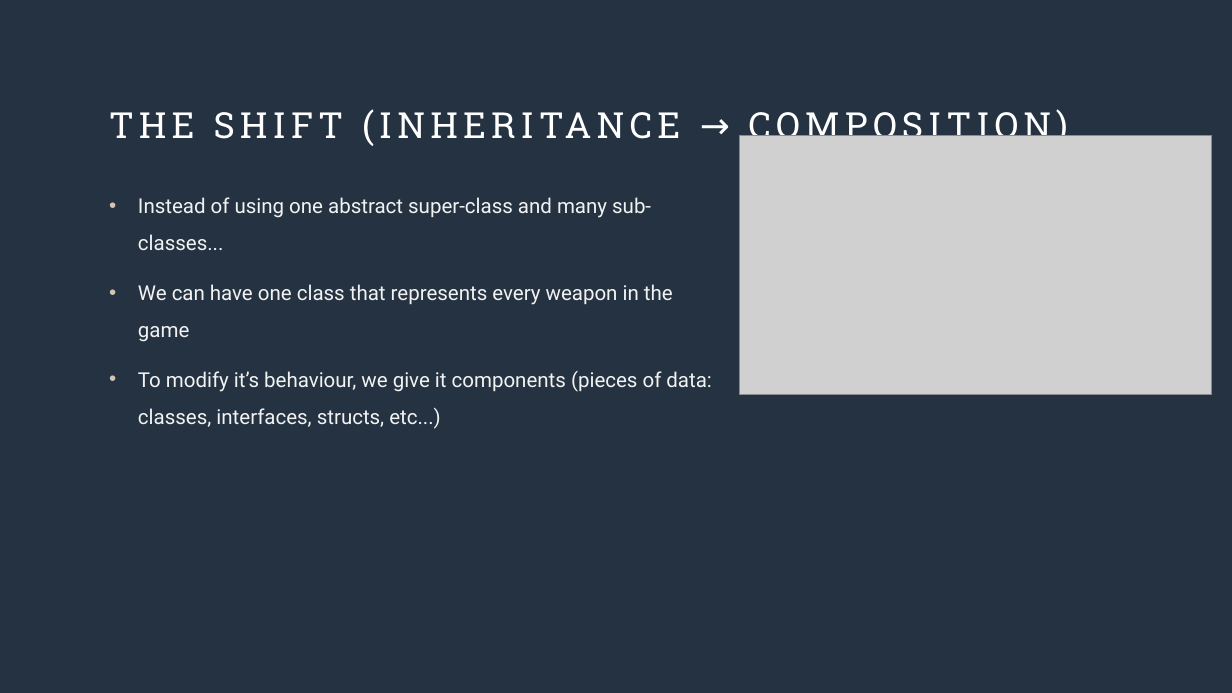
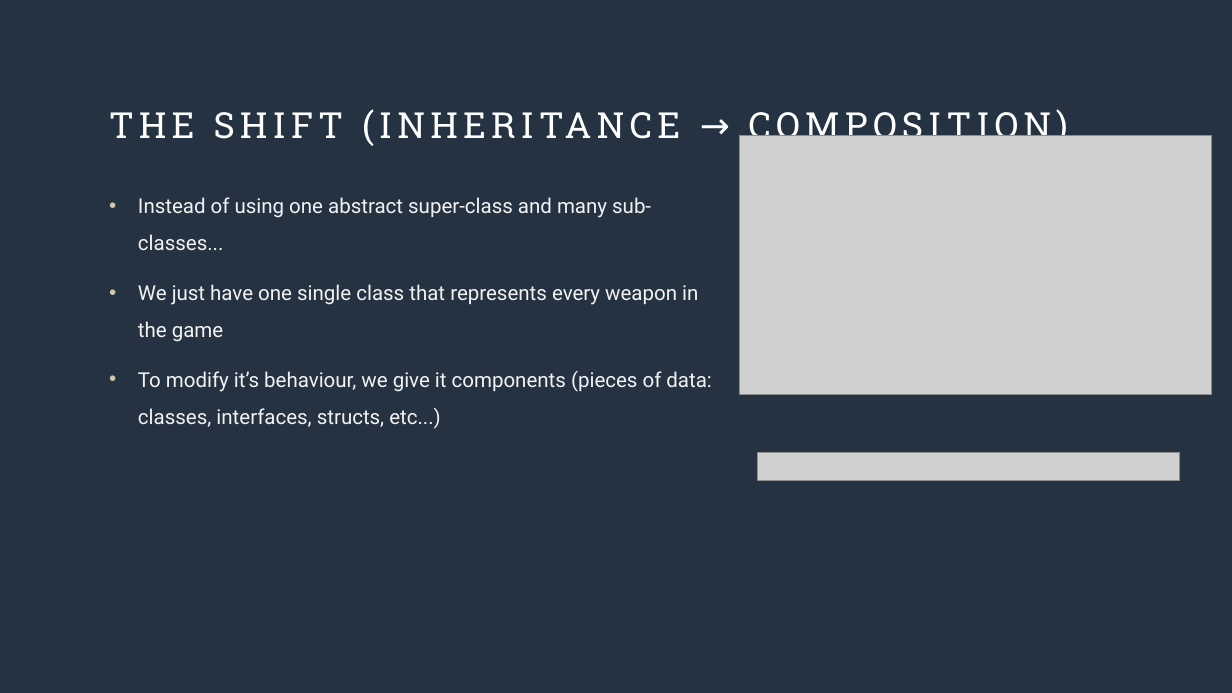
Before and after one commit to 4sela/cs332-assign, a slide deck: slide 10 of _Presentation/Presentation.pptx. Drawn at 1232x693 pixels with LibreOffice and Linux fonts; fonts in the diff are those of the drawing; grey boxes stand for pictures. Boxes give left, top, right and bottom in pixels: in the first picture for what was removed or moved away, otherwise in the second. Text is boxed around its words. In the diff, an @@ line names an element or a change of style, - is before the commit and + after.

```diff
--- a/_Presentation/Presentation.pptx
+++ b/_Presentation/Presentation.pptx
@@ text at (138,284,698,342): text changed @@
-• We can have one class that represents every weapon in the game
+• We just have one single class that represents every weapon in the game
@@ picture added at (758,452,1179,481) @@
```
Also in this commit, not shown: 5 other slides changed.
